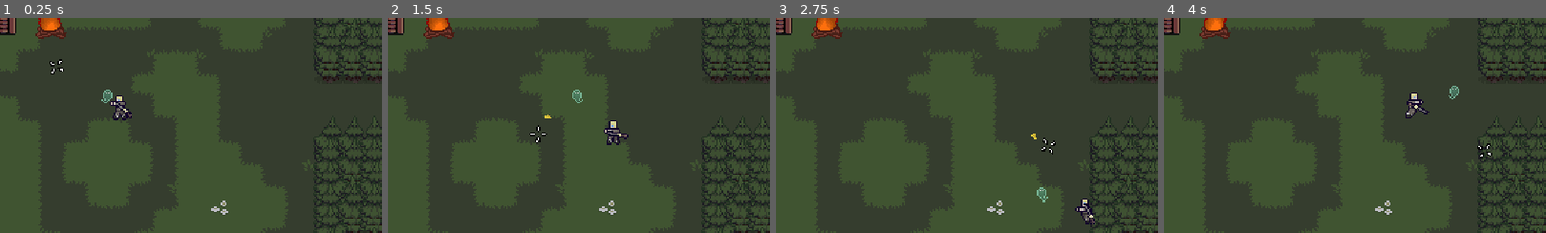
Above: before the commit, frames 1-4 (left to right).
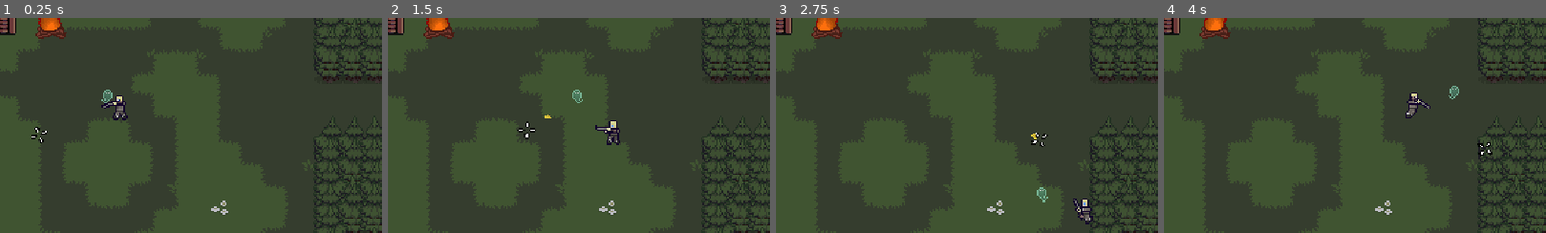
Above: after the commit, the same moments.

Repository: Silgnis/Game-Design-Project
Game: Godot game, scene res://Scenes/Main.tscn
Two runs of this game, one before a commit and one after it. Both use one fixed random seed, a clock stepped at 60 frames per second and the inputs below.
Inputs (mouse positions are % of the whole screen's width and height, from its top left):
- Up to frame 1 (0.25 s): no input
- Up to frame 2 (1.5 s): move the mouse to (72, 45) at 0.52 s; press the mouse at (72, 45) at 0.53 s; hold Right (right) 0.53-1.28 s; move the mouse to (30, 55) at 1.27 s; release the mouse at (30, 55) at 1.28 s; hold Down (down) from 1.28 s (still down); click (30, 55) at 1.35 s
- Up to frame 3 (2.75 s): move the mouse to (60, 28) at 2.02 s; release Down (down) at 2.03 s; press the mouse at (60, 28) at 2.03 s; hold Right (right) from 2.03 s (still down)
- Up to frame 4 (4 s): move the mouse to (45, 70) at 2.77 s; release Right (right) at 2.78 s; release the mouse at (45, 70) at 2.78 s; hold Up (up) 2.78-3.53 s; click (45, 70) at 2.85 s; move the mouse to (80, 65) at 3.52 s; press the mouse at (80, 65) at 3.53 s; hold Left (left) from 3.53 s (still down)
The pictures show only the part of the screen within x 34-84%, y 29-79%; the shares and areas given below are measured in that part.

The runs differ from the first frame. In frame 1, 0.4% of the frame differs, in the area x 8-35%, y 19-59%; in frame 2, 0.4%; in frame 3, 0.4%, in the area x 66-84%, y 53-96%; in frame 4, 0.3%.

Commit message:
Adjust gun hand position when flipping player

Diff:
--- a/Scenes/Rooms/world_new.tscn
+++ b/Scenes/Rooms/world_new.tscn
@@ -21,7 +21,7 @@
 motion_mode = 1
 
 [node name="Gun" parent="Player" unique_id=1187443362 instance=ExtResource("5_gun")]
-position = Vector2(3, 1)
+position = Vector2(5, -3)
 
 [node name="Ghost" parent="." unique_id=1577365287 node_paths=PackedStringArray("target") instance=ExtResource("6_ghost")]
 target = NodePath("../Player")
--- a/Scenes/gun_new.tscn
+++ b/Scenes/gun_new.tscn
@@ -1,4 +1,4 @@
-[gd_scene format=3]
+[gd_scene format=3 uid="uid://du63meltaxsox"]
 
 [ext_resource type="Texture2D" uid="uid://bwr5xfohb1nf5" path="res://Resources/Custom Assets/Player/Gun.png" id="1_gun"]
 [ext_resource type="Script" uid="uid://is1eft3wfpy6" path="res://Scripts/gun.gd" id="1_oqrbh"]
--- a/Scenes/player_new.tscn
+++ b/Scenes/player_new.tscn
@@ -120,7 +120,11 @@
 texture_filter = 1
 sprite_frames = SubResource("SpriteFrames_new")
 
+[node name="HandMarker" type="Marker2D" parent="." unique_id=1838279170]
+position = Vector2(-7, -6)
+
 [node name="HurtSFX" type="AudioStreamPlayer2D" parent="." unique_id=192239709]
+position = Vector2(5, -2)
 stream = ExtResource("4_vgqql")
 
 [node name="PlayerUI" parent="." unique_id=335293472 instance=ExtResource("5_pui")]
--- a/Scripts/Old/door.gd
+++ b/Scripts/Old/door.gd
@@ -8,6 +8,6 @@
 
 
 func _on_body_entered(body: Node2D) -> void:
-	if body is player:
+	if body is Player:
 		GameManager.save_player_state(body.current_health, body.currency)
 		NavigationManager.go_to_level(destination_level_tag,destination_door_tag)
--- a/Scripts/Old/player.gd
+++ b/Scripts/Old/player.gd
@@ -1,5 +1,5 @@
 extends CharacterBody2D
-class_name player
+# class_name player
 
 @onready var animated_sprite_2d: AnimatedSprite2D = $AnimatedSprite2D
 @onready var hurt_sfx: AudioStreamPlayer2D = $HurtSFX
--- a/Scripts/coin.gd
+++ b/Scripts/coin.gd
@@ -9,6 +9,6 @@
 	body_entered.connect(_on_body_entered)
 
 func _on_body_entered(body: Node2D) -> void:
-	if body is player:
+	if body is Player:
 		body.currency += value
 		queue_free()
--- a/Scripts/gun.gd
+++ b/Scripts/gun.gd
@@ -1,13 +1,16 @@
 extends Sprite2D
+class_name Gun
 
-# Called every frame. 'delta' is the elapsed time since the previous frame.
-func _physics_process(delta: float) -> void:
+func _physics_process(_delta: float) -> void:
 	var mouse_pos = get_global_mouse_position()
 	var shooting_dir = (mouse_pos - global_position).normalized()
-	var direction = shooting_dir
 	var angle = shooting_dir.angle()
+
+	# Rotate the gun toward the mouse
 	rotation = angle
-	if  angle > 0.5*PI or angle < -0.5*PI:
+
+	# Flip the gun vertically when aiming left so it doesn't appear upside down
+	if angle > 0.5 * PI or angle < -0.5 * PI:
 		flip_v = true
-	if  angle < 0.5*PI and angle > -0.5*PI:
+	else:
 		flip_v = false
--- a/Scripts/player_new.gd
+++ b/Scripts/player_new.gd
@@ -1,10 +1,116 @@
-extends player
+extends CharacterBody2D
+class_name Player
 
+@onready var animated_sprite_2d: AnimatedSprite2D = $AnimatedSprite2D
+@onready var hurt_sfx: AudioStreamPlayer2D = $HurtSFX
+@onready var player_ui: PlayerUI = $PlayerUI
 # The rifle flips itself when aiming left (see gun.gd); the body follows it
 @onready var rifle: Sprite2D = get_node_or_null("Gun/rifle")
+@export var gun_flipped_offset_x: float = -10.0 # Adjust this value so that gun stays in player's hands
+@export var bullet_scene = load("res://Scenes/bullet.tscn")
+
+
+@export var max_health: int = 6
+@export var MOVE_SPEED = 100.0
+@export var ACCELERATION = 2000.0
+@export var DECELERATION = 1600.0
+
+# Fire Rate Controls
+@export var fire_rate: float = 0.25  # Time in seconds between shots
+var shoot_cooldown_timer: float = 0.0
+
+var current_health: int
+var currency: int = 0:
+	set(value):
+		currency = value
+		if is_node_ready():
+			player_ui.update_coins(currency)
+
+func _ready() -> void:
+	# Load saved stats if they exist, otherwise use defaults
+	if GameManager.saved_health != -1:
+		current_health = GameManager.saved_health
+		currency = GameManager.saved_currency
+	else:
+		current_health = max_health
+
+	player_ui.update_hearts(current_health)
+	player_ui.update_coins(currency)
+	# Connect door spawn signal as usual
+	NavigationManager.on_trigger_player_spawn.connect(_on_spawn)
+	# If returning from a checkpoint, place player at saved coordinates instead
+	if GameManager.has_checkpoint:
+		global_position = GameManager.current_checkpoint_pos
+
+func _on_spawn(position: Vector2):
+	global_position = position
 
 func _process(_delta: float) -> void:
 	if rifle:
 		animated_sprite_2d.flip_h = rifle.flip_v
+
+		# Apply offset only when flipped left
+		if rifle.flip_v:
+			rifle.position.x = gun_flipped_offset_x
+		else:
+			rifle.position.x = 0.0 # Resets to default local position
 	else:
 		animated_sprite_2d.flip_h = get_global_mouse_position().x < global_position.x
+
+func _physics_process(delta: float) -> void:
+	# Reduce timer toward zero
+	if shoot_cooldown_timer > 0.0:
+		shoot_cooldown_timer -= delta
+
+	# Instant reset when button is released so rapid clicking fires immediately
+	if Input.is_action_just_released("Shoot"):
+		shoot_cooldown_timer = 0.0
+
+	# Check if action is held down (is_action_pressed) and timer has elapsed
+	if Input.is_action_pressed("Shoot") and shoot_cooldown_timer <= 0.0:
+		shoot()
+		shoot_cooldown_timer = fire_rate  # Reset cooldown
+
+	movement(delta)
+	move_and_slide()
+
+func movement(delta: float) -> void:
+	var direction = Input.get_vector("left","right","up","down").normalized()
+
+	if direction != Vector2.ZERO:
+		velocity = velocity.move_toward(direction * MOVE_SPEED, ACCELERATION * delta)
+		animated_sprite_2d.play("default")
+	else:
+		velocity = velocity.move_toward(Vector2.ZERO, DECELERATION * delta)
+		animated_sprite_2d.stop()
+
+func shoot():
+	var b = bullet_scene.instantiate()
+	get_tree().current_scene.add_child(b)
+
+	var mouse_pos = get_global_mouse_position()
+	var shooting_dir = (mouse_pos - global_position).normalized()
+	b.global_position = global_position
+	b.direction = shooting_dir
+	b.rotation = shooting_dir.angle()
+
+func take_damage(_amount: int) -> void:
+	current_health -= 1
+	player_ui.update_hearts(current_health)
+	flash_red()
+
+	if hurt_sfx:
+		hurt_sfx.pitch_scale = randf_range(0.9, 1.1)
+		hurt_sfx.play()
+
+	if current_health <= 0:
+		die()
+
+func flash_red() -> void:
+	var tween = create_tween()
+	tween.tween_property(self, "modulate", Color.RED, 0.05)
+	tween.tween_property(self, "modulate", Color.WHITE, 0.1)
+
+func die() -> void:
+	GameManager.save_player_state(max_health, currency)
+	NavigationManager.respawn_player()
Not shown: 1 places in Scenes/Rooms/world_new.tscn that only renumber resources
